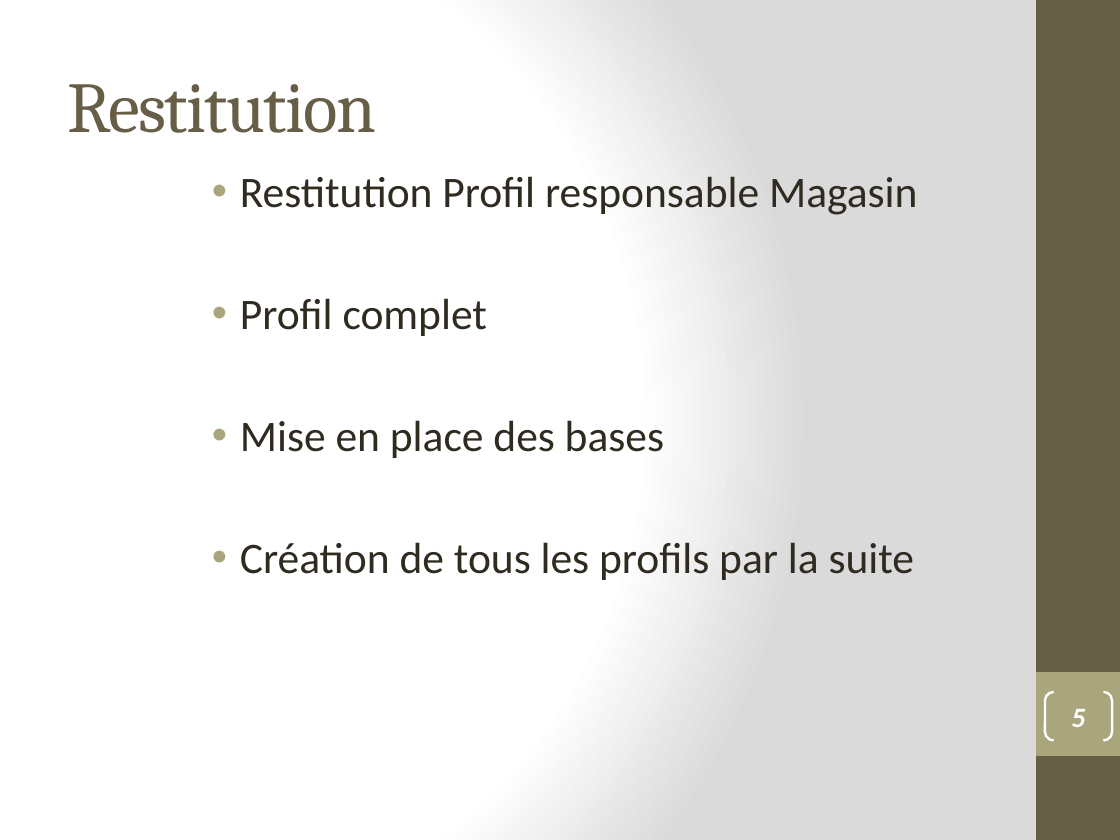
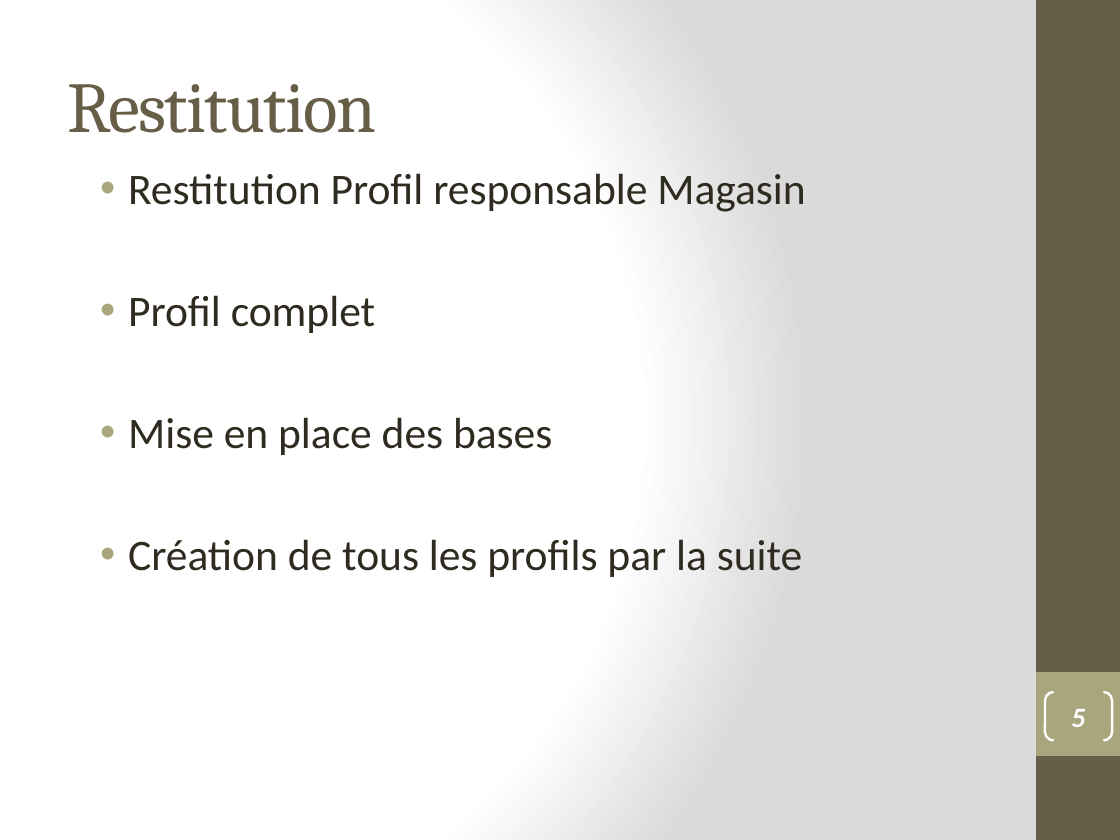
Before and after one commit to lobtec/dartiesgroupe2, a slide deck: slide 5 of PROJET/Presentation/PRE_26-01-11.pptx. Drawn at 1120x840 pixels with LibreOffice and Linux fonts; fonts in the diff are those of the drawing. Boxes give left, top, right and bottom in pixels: in the first picture for what was removed or moved away, otherwise in the second. Text is boxed around its words. In the diff, an @@ line names an element or a change of style, - is before the commit and + after.

```diff
--- a/PROJET/Presentation/PRE_26-01-11.pptx
+++ b/PROJET/Presentation/PRE_26-01-11.pptx
@@ text "Restitution Profil responsable Magasin": place and size @@
-text "Restitution Profil responsable Magasin" at [240,176,917,580]
+text "Restitution Profil responsable Magasin" at [128,173,805,577]
```
Also in this commit, not shown: 3 other slides changed, 3 slides added, 1 slide removed.
